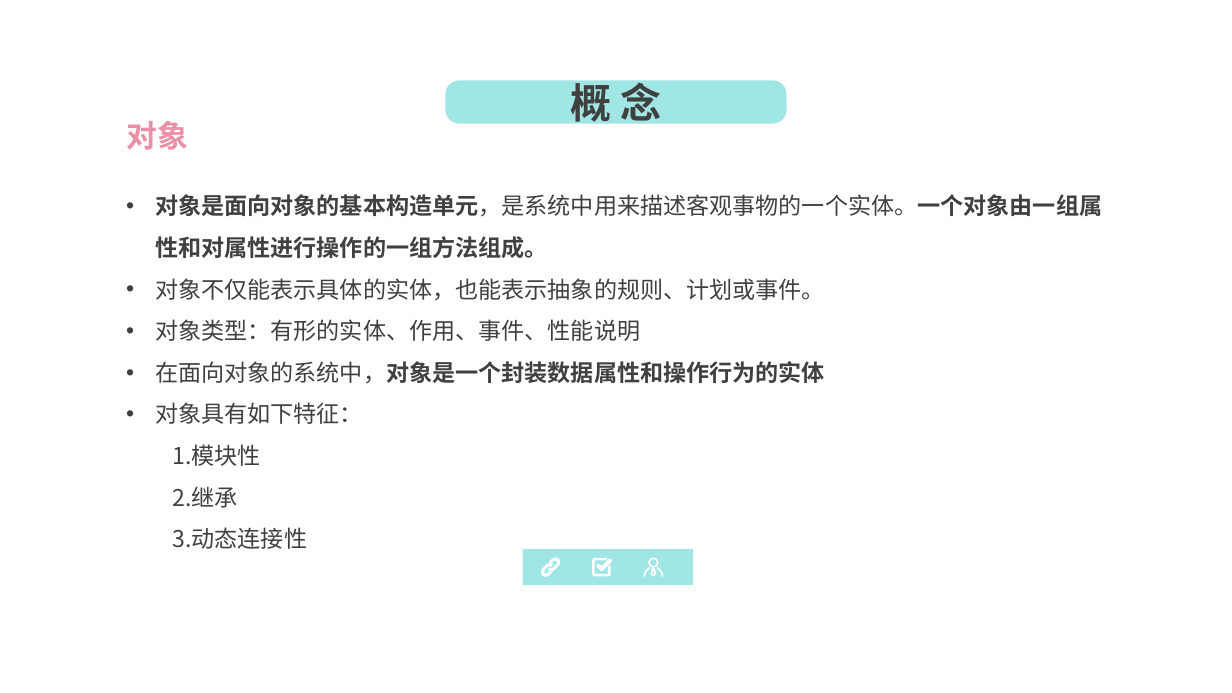
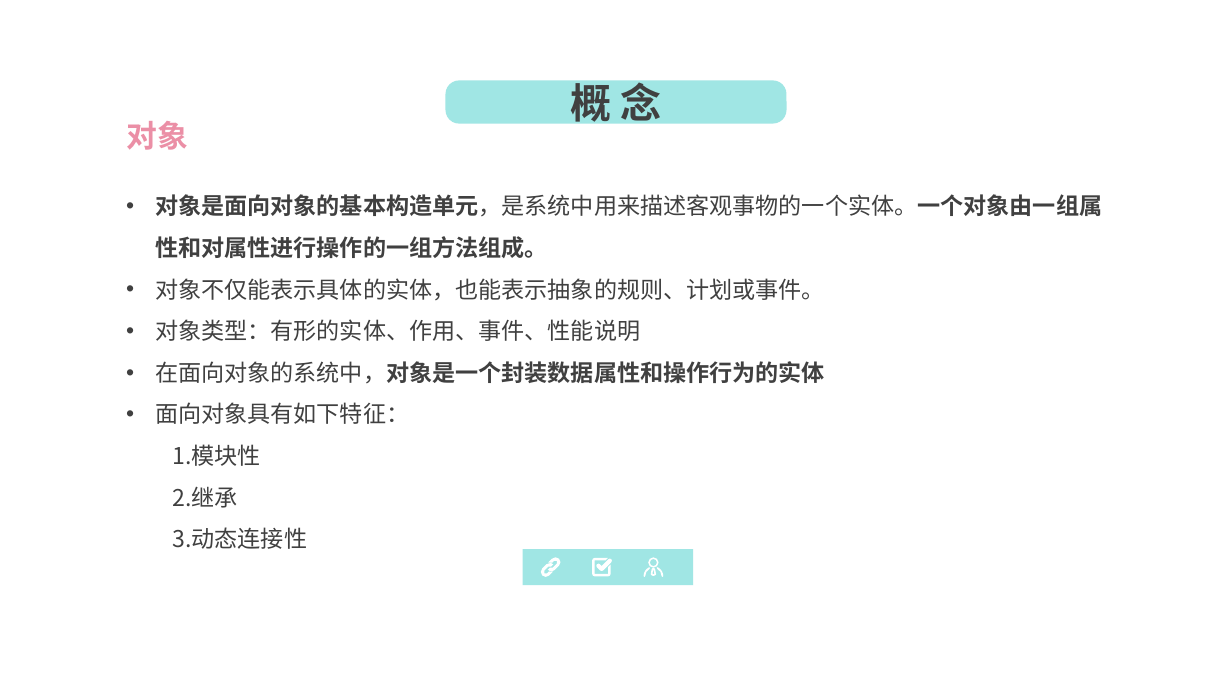
Before and after one commit to lenovo-wu/G016ZUCC-SRA2022, a slide deck: slide 7 of 翻转课堂2.pptx. Drawn at 1232x693 pixels with LibreOffice and Linux fonts; fonts in the diff are those of the drawing; background and template pictures are left out. Boxes give left, top, right and bottom in pixels: in the first picture for what was removed or moved away, otherwise in the second. Text is boxed around its words. In the diff, an @@ line names an element or a change of style, - is before the commit and + after.

```diff
--- a/翻转课堂2.pptx
+++ b/翻转课堂2.pptx
@@ text at [155,402,409,424]: text changed @@
-• 对象具有如下特征：
+• 面向对象具有如下特征：
```
Also in this commit, not shown: 1 other slide changed.
